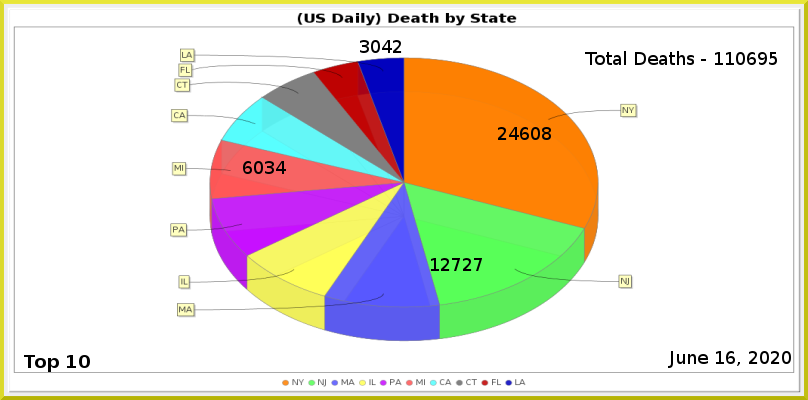
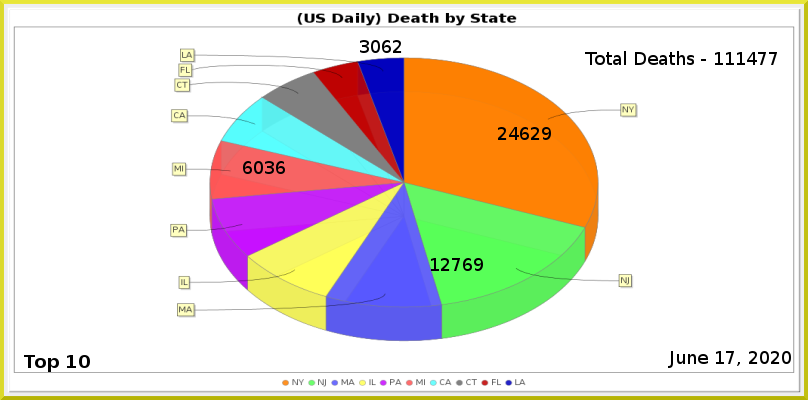
Comparing the layer stacks of the two 808 x 400 images. Changes:
painted on "Least" over [382, 40, 392, 53]
painted on "MI" over [276, 161, 286, 174]
painted on "NJ" over [463, 258, 483, 271]
painted on "NY" over [531, 127, 551, 140]
renamed "Total Deaths - 110695" to "Total Deaths - 111477", painted on it over [736, 52, 777, 65]
painted on "Current Date" over [726, 351, 735, 364]
painted on "Death_by_State.png" over [170, 49, 638, 342]
